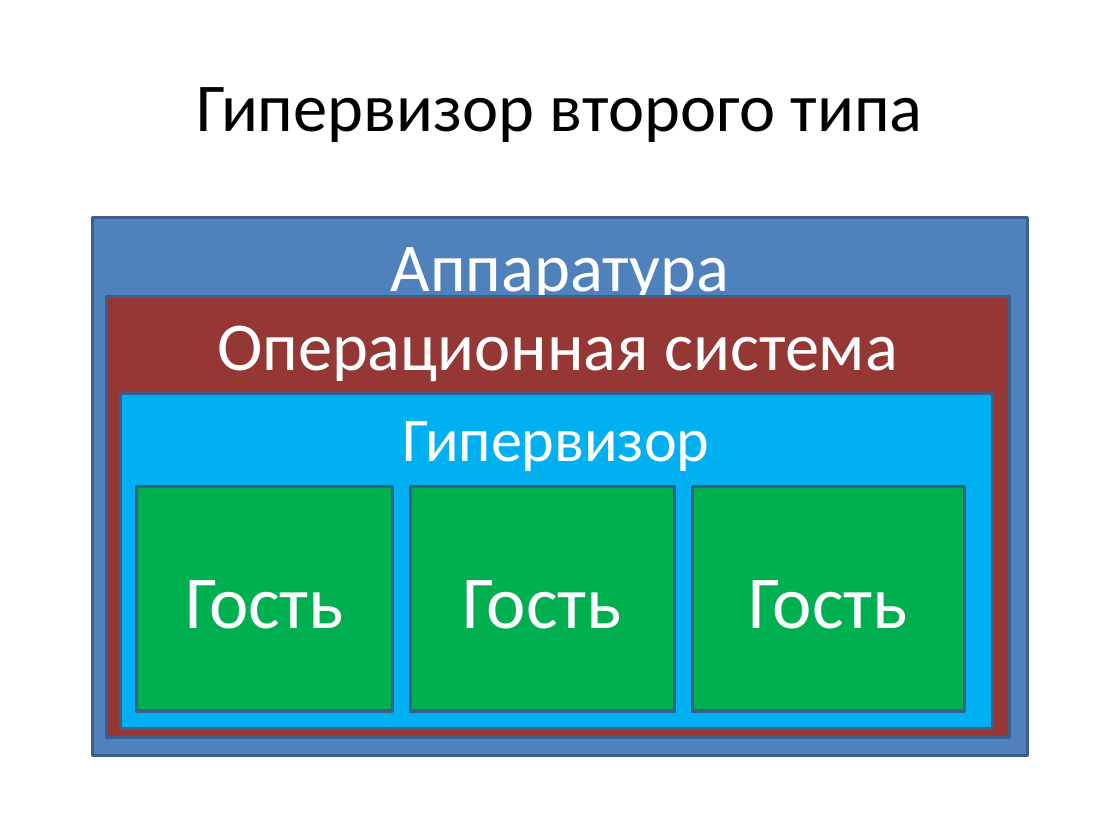
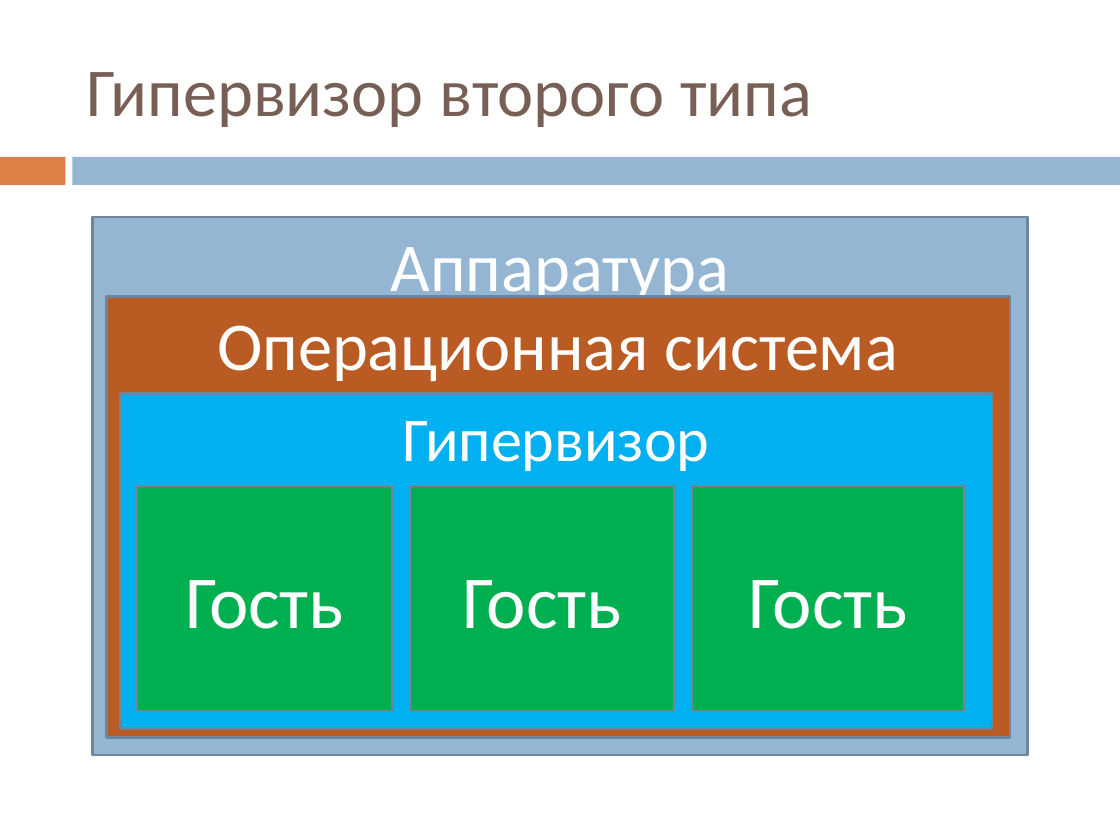
Before and after one commit to vitali-kviatkouski/personal, a slide deck: slide 14 of MiniQ/Virtualization.pptx (slide 13 before the commit). Drawn at 1120x840 pixels with LibreOffice and Linux fonts; fonts in the diff are those of the drawing. Boxes give left, top, right and bottom in pixels: in the first picture for what was removed or moved away, otherwise in the second. Text is boxed around its words. In the diff, an @@ line names an element or a change of style, - is before the commit and + after.

```diff
--- a/MiniQ/Virtualization.pptx
+++ b/MiniQ/Virtualization.pptx
@@ title "Гипервизор второго типа": place and size @@
-title "Гипервизор второго типа" at box(196, 87, 923, 142)
+title "Гипервизор второго типа" at box(86, 72, 812, 127)
@@ title "Гипервизор второго типа" at box(86, 72, 812, 127): text colour #000000 to #775F55; alignment centre to left @@
@@ rectangle added at box(0, 157, 65, 185), fill #DD8047 @@
@@ rectangle added at box(73, 157, 1120, 185), fill #94B6D2 @@
@@ rectangle "Аппаратура" at box(93, 217, 1028, 755): fill #4F81BD to #94B6D2; outline #3A5F8C 2 pt to #6D879B 1.5 pt @@
@@ rectangle "Операционная система" at box(106, 297, 1010, 738): fill #953735 to #B95B22; outline #3A5F8C 2 pt to #6D879B 1.5 pt @@
@@ outline #3A5F8C 2 pt to #6D879B 1.5 pt in 4 elements at box(120, 393, 992, 728), box(137, 486, 392, 711), box(410, 486, 674, 711), box(692, 486, 964, 711) @@
```
Also in this commit, not shown: 17 other slides changed, 7 slides added, 3 slides removed.
